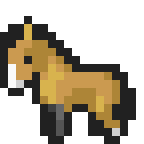
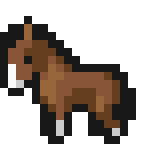
Two versions of the same layered image (144×144). Layer-by-layer changes:
showed "17 copy 2" over [0, 16, 136, 144]
hid "17 copy 5" over [0, 16, 136, 144]
hid "17" over [0, 16, 136, 144]
